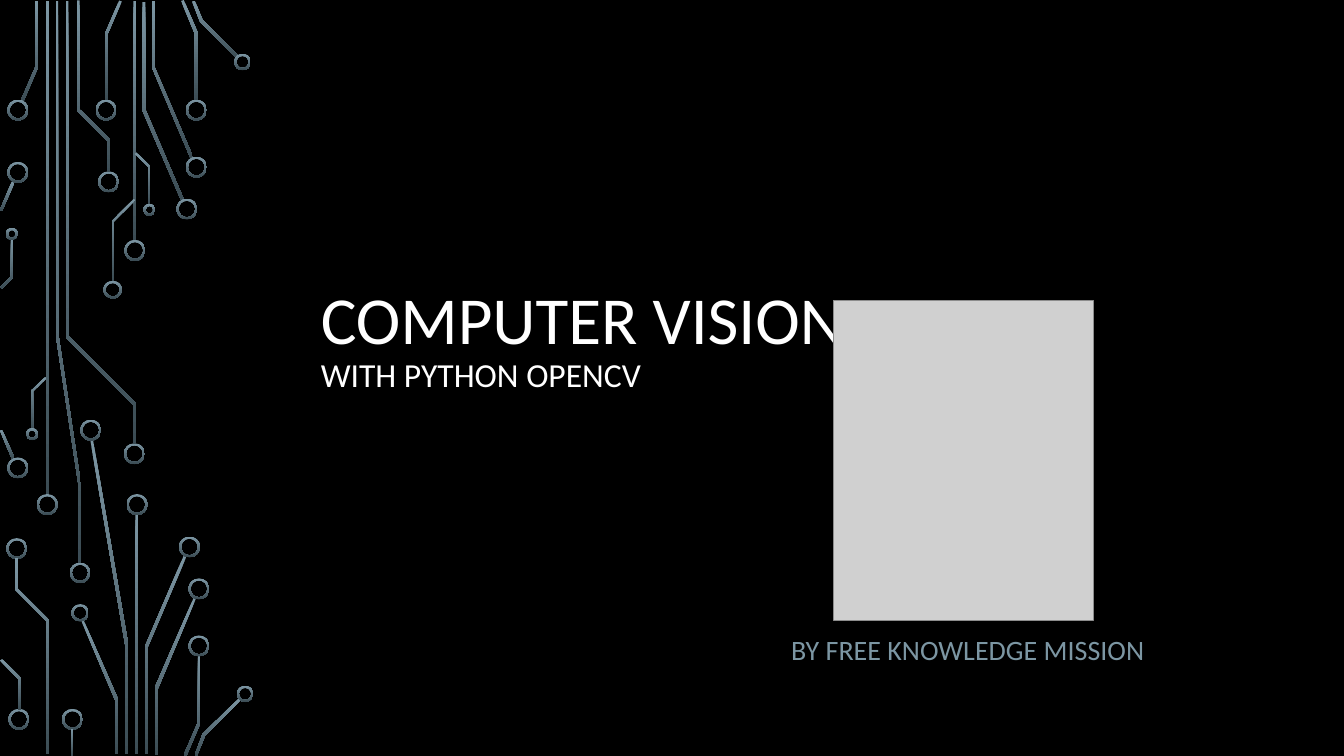
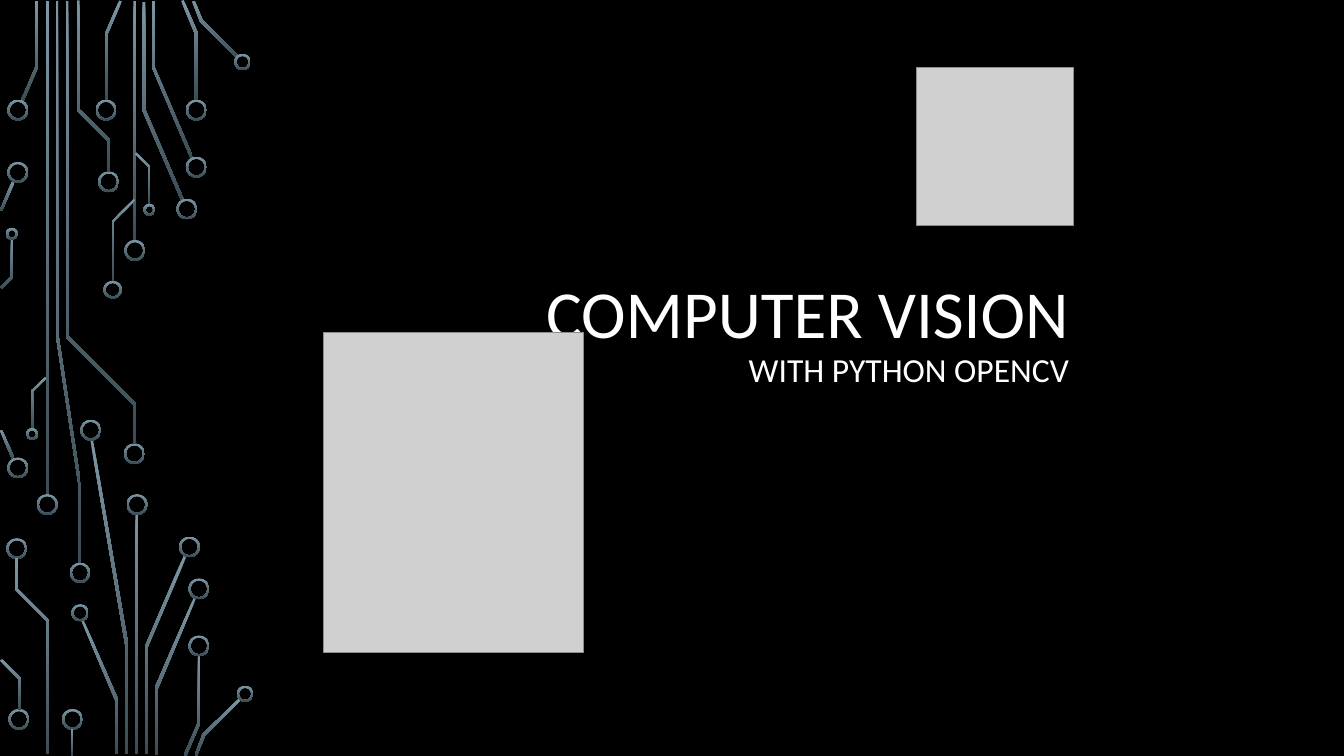
Before and after one commit to KnowledgeMavens/Science-Tech, a slide deck: slide 1 of Python Computer Vision 03-17-17/OpenCV.pptx. Drawn at 1344x756 pixels with LibreOffice and Linux fonts; fonts in the diff are those of the drawing; grey boxes stand for pictures; background and template pictures are left out. Boxes give left, top, right and bottom in pixels: in the first picture for what was removed or moved away, otherwise in the second. Text is boxed around its words. In the diff, an @@ line names an element or a change of style, - is before the commit and + after.

```diff
--- a/Python Computer Vision 03-17-17/OpenCV.pptx
+++ b/Python Computer Vision 03-17-17/OpenCV.pptx
@@ picture added at [917, 68, 1074, 225] @@
@@ title "COMPUTER VISION WITH PYTHON OPENCV": place and size @@
-title "COMPUTER VISION WITH PYTHON OPENCV" at [321, 300, 843, 388]
+title "COMPUTER VISION WITH PYTHON OPENCV" at [546, 294, 1069, 383]
@@ title "COMPUTER VISION WITH PYTHON OPENCV" at [546, 294, 1069, 383]: alignment left to right @@
@@ picture: place and size @@
-picture at [834, 300, 1094, 621]
+picture at [324, 332, 584, 652]
@@ subtitle removed at [791, 642, 1144, 660] @@
-BY FREE KNOWLEDGE MISSION
```
Also in this commit, not shown: 2 other files.
